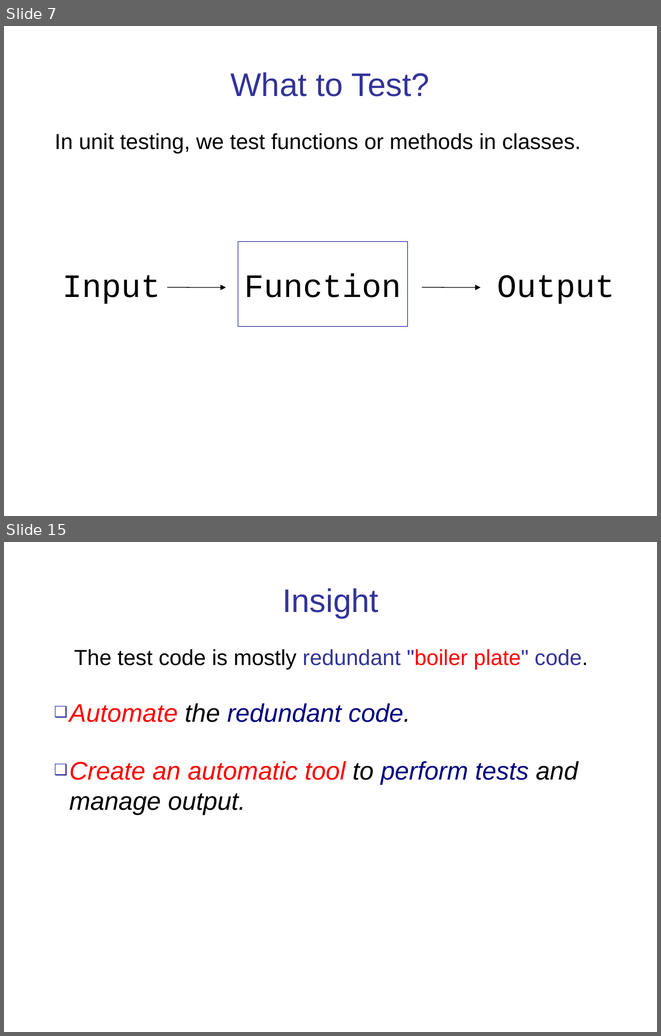
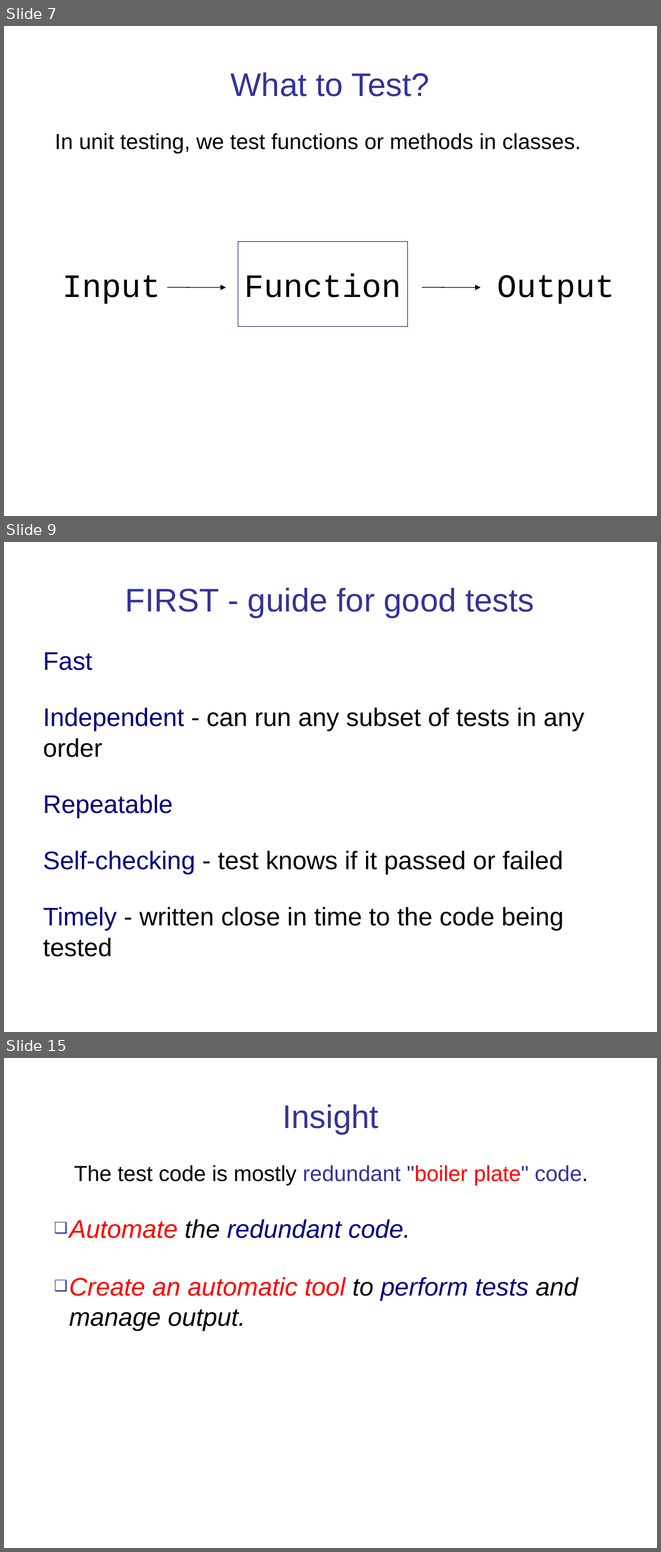
Before and after one commit to cpske/ISP, a slide deck: testing/UnitTesting.ppt. Shown one above the other, each under a label of ours: slides 7 and 15 before the commit, slides 7, 9 and 15 after it; the slides between them are not shown. The pictures are 661x1036 and 661x1552 pixels, drawn with LibreOffice and Linux fonts; fonts in the diff are those of the drawing. Boxes give left, top, right and bottom in pixels: in the first picture for what was removed or moved away, otherwise in the second. Text is boxed around its words. In the diff, an @@ line names an element or a change of style, - is before the commit and + after.

```diff
--- a/testing/UnitTesting.ppt
+++ b/testing/UnitTesting.ppt
@@ slide 9 added at <box>4,542,657,1032</box>, background #FFFFFF @@
@@ title added at <box>125,588,535,617</box>, 36 pt, text #333399 @@
+FIRST - guide for good tests
@@ text added at <box>43,652,584,956</box>, 28 pt, text #000000 @@
+Fast
+Independent - can run any subset of tests in any order
+Repeatable
+Self-checking - test knows if it passed or failed
+Timely - written close in time to the code being tested
```
Also in this commit, not shown: 5 slides changed, 1 slide removed, 7 other files.
